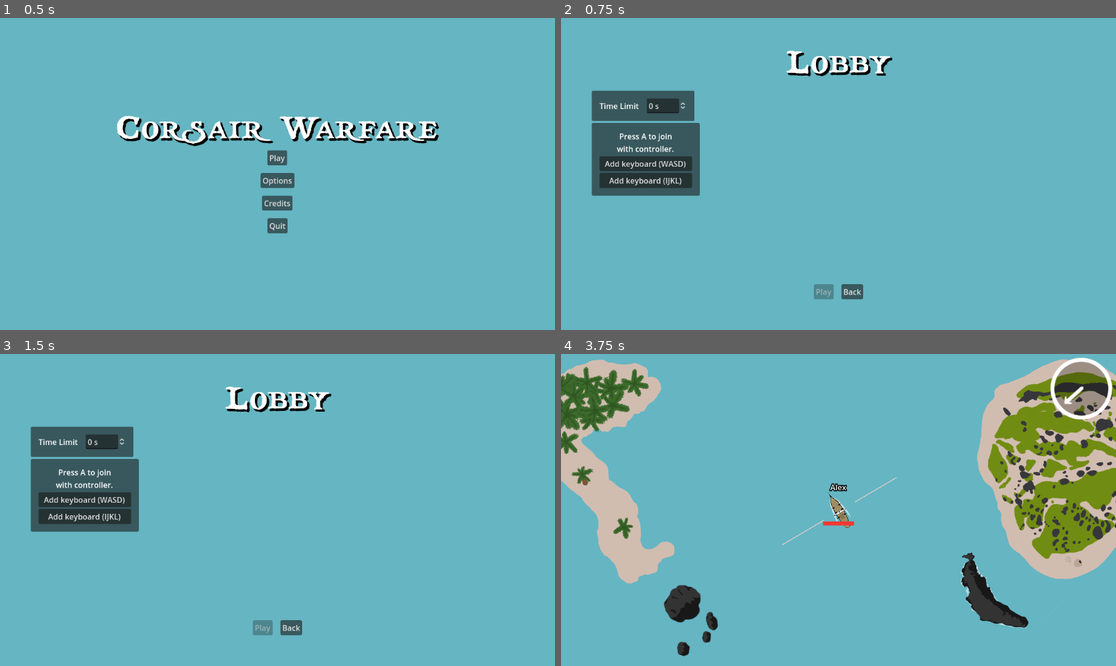
Above: before the commit, frames 1-4 (two rows, left to right).
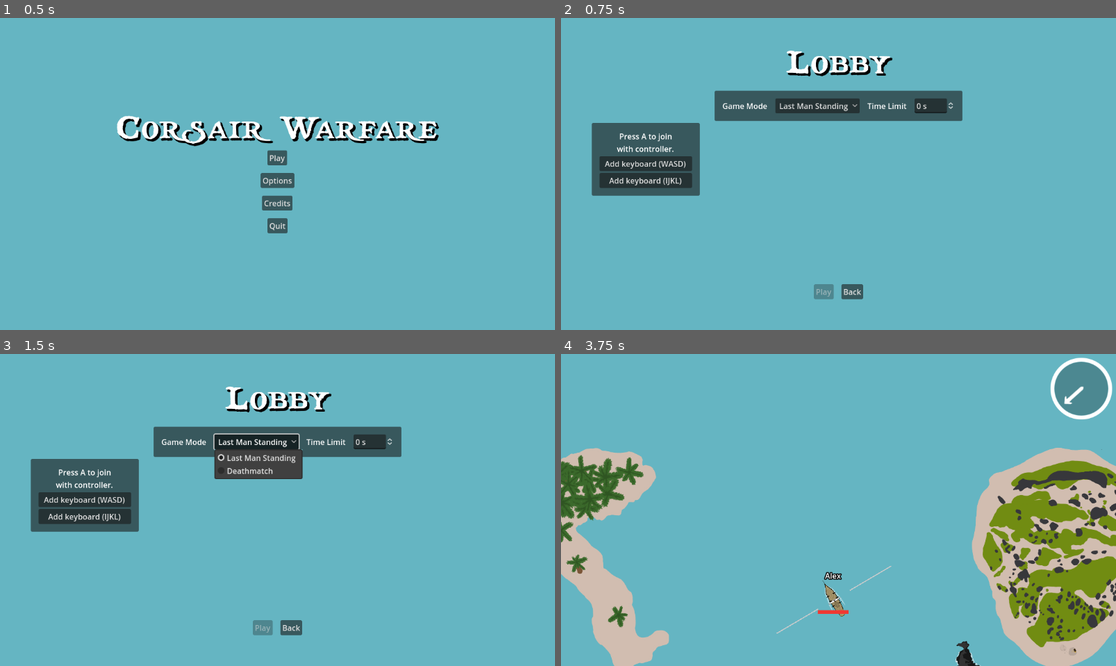
Above: after the commit, the same moments.

Repository: friedev/corsair-warfare
Game: Godot game, scene res://scenes/main.tscn
The game is run twice, just before and just after one commit, with the same random seed, the same clock (stepped at 60 frames per second) and the same inputs. Sound files missing from this copy of the repository are replaced by a short silence.
Inputs (mouse positions are in pixels of both pictures, inside the frame that each line leads up to):
- Up to frame 1 (0.5 s): no input
- Up to frame 2 (0.75 s): click "Play" at 0.5 s
- Up to frame 3 (1.5 s): click (255, 441) at 1.25 s, where only the run after the commit has a clickable "Last Man Standing"
- Up to frame 4 (3.75 s): click "Add keyboard (WASD)" at 2 s; click (638, 475) at 2.77 s; type "Alex" at 2.85 s; click "Play" at 3.5 s

Frame 1 is identical in both runs. In frame 2, 6.2% of the frame differs, in the area x 5-73%, y 23-33%; in frame 3, 7.3%; in frame 4, 33%, in the area x 0-100%, y 1-100%.

Commit message:
Add deathmatch mode
Closes #125

Diff:
--- a/scenes/globals.gd
+++ b/scenes/globals.gd
@@ -4,13 +4,20 @@
 signal player_registered(player: int)
 signal player_deregistered(player: int)
 
+enum GameMode {
+	LAST_MAN_STANDING = 0,
+	DEATHMATCH = 1,
+}
+
 const KEYBOARD_1_PLAYER := -1
 const KEYBOARD_2_PLAYER := -2
 const NO_PLAYER := -3
 
+const DEFAULT_GAME_MODE := GameMode.LAST_MAN_STANDING
+
 var players := {}
-
 var time_limit_seconds := 0
+var game_mode := self.DEFAULT_GAME_MODE
 
 
 func register_player(player: int, ship_details: PlayerDetails) -> void:
@@ -25,3 +32,9 @@
 		return
 	self.players.erase(player)
 	self.player_deregistered.emit(player)
+
+
+func reset_game_settings() -> void:
+	self.players.clear()
+	self.time_limit_seconds = 0
+	self.game_mode = self.DEFAULT_GAME_MODE
--- a/scenes/main.gd
+++ b/scenes/main.gd
@@ -7,6 +7,10 @@
 @export var ship_spawn_radius: float
 @export var low_time_threshold: float
 
+@export var deathmatch_kill_score: int
+@export var deathmatch_death_score: int
+@export var deathmatch_self_destruct_score: int
+
 @onready var world: Node2D = %World
 @onready var camera: ShakeCamera2D = %Camera2D
 @onready var ship_spawn_cast: ShapeCast2D = %ShipSpawnCast
@@ -14,6 +18,7 @@
 @onready var music: Music = %Music
 @onready var hud_layer: CanvasLayer = %HUDLayer
 @onready var time_limit_label: Label = %TimeLimitLabel
+@onready var score_label: Label = %ScoreLabel
 @onready var game_timer: Timer = %GameTimer
 
 var game_active: bool:
@@ -24,6 +29,7 @@
 		self.get_tree().paused = not self.game_active
 
 var ships_alive: int
+
 
 func move_ship_spawn_cast() -> void:
 	self.ship_spawn_cast.position = Vector2(
@@ -48,7 +54,7 @@
 	ship.cannon_fired.connect(self.music._on_ship_cannon_fired)
 	ship.damage_taken.connect(self.camera._on_ship_damage_taken)
 	ship.destroyed.connect(self._on_ship_destroyed)
-	self.world.add_child(ship)
+	self.world.add_child.call_deferred(ship)
 	ship.wind = self.wind
 
 
@@ -68,9 +74,16 @@
 
 
 func _on_game_restarted() -> void:
-	Globals.players.clear()
-	Globals.time_limit_seconds = 0
+	Globals.reset_game_settings()
 	self.get_tree().reload_current_scene()
+
+
+func update_score_label() -> void:
+	# TODO sort players by score
+	# TODO highlight player with highest score
+	self.score_label.text = ""
+	for details in Globals.players.values():
+		self.score_label.text += "%d: %s\n" % [details.score, details.nickname]
 
 
 func _on_lobby_menu_players_ready() -> void:
@@ -83,12 +96,23 @@
 		self.time_limit_label.show()
 	else:
 		self.time_limit_label.hide()
+	self.score_label.visible = Globals.game_mode == Globals.GameMode.DEATHMATCH
+	self.update_score_label()
 
 
-func _on_ship_destroyed(ship: Ship) -> void:
-	self.ships_alive -= 1
-	if self.ships_alive <= 1:
-		self.game_over.emit()
+func _on_ship_destroyed(ship: Ship, destroyer: int) -> void:
+	if Globals.game_mode == Globals.GameMode.LAST_MAN_STANDING:
+		self.ships_alive -= 1
+		if self.ships_alive <= 1:
+			self.game_over.emit()
+	elif Globals.game_mode == Globals.GameMode.DEATHMATCH:
+		if destroyer == Globals.NO_PLAYER or destroyer == ship.details.player:
+			ship.details.score += deathmatch_self_destruct_score
+		else:
+			Globals.players[destroyer].score += deathmatch_kill_score
+			ship.details.score += deathmatch_death_score
+		self.update_score_label()
+		self.spawn_ship(ship.details)
 
 
 func _on_game_timer_timeout() -> void:
--- a/scenes/main.tscn
+++ b/scenes/main.tscn
@@ -55,12 +55,17 @@
 script = ExtResource("1_ndiw8")
 ship_spawn_radius = 1200.0
 low_time_threshold = 0.167
+deathmatch_kill_score = 2
+deathmatch_death_score = -1
+deathmatch_self_destruct_score = -3
 
 [node name="World" type="Node2D" parent="."]
 unique_name_in_owner = true
 
 [node name="Camera2D" type="Camera2D" parent="World"]
 unique_name_in_owner = true
+position_smoothing_enabled = true
+position_smoothing_speed = 8.0
 script = ExtResource("2_whori")
 content_to_margin_ratio = 0.75
 zoom_speed = 0.05
@@ -197,6 +202,21 @@
 theme_override_constants/outline_size = 8
 theme_override_font_sizes/font_size = 32
 text = "88:88"
+
+[node name="ScoreLabel" type="Label" parent="HUDLayer/MarginContainer"]
+unique_name_in_owner = true
+layout_mode = 2
+size_flags_horizontal = 0
+size_flags_vertical = 0
+theme_override_colors/font_outline_color = Color(0, 0, 0, 1)
+theme_override_constants/outline_size = 8
+theme_override_font_sizes/font_size = 24
+text = "WWWWWWWWWW: 888
+WWWWWWWWWW: 888
+WWWWWWWWWW: 888
+WWWWWWWWWW: 888
+WWWWWWWWWW: 888
+WWWWWWWWWW: 888"
 
 [node name="MenuLayer" type="CanvasLayer" parent="."]
 process_mode = 3
--- a/scenes/player_details.gd
+++ b/scenes/player_details.gd
@@ -5,3 +5,4 @@
 var nickname := ""
 var style: ShipStyle
 var levels := {}
+var score := 0
--- a/scenes/ui/menus/game_over_menu.gd
+++ b/scenes/ui/menus/game_over_menu.gd
@@ -14,10 +14,19 @@
 		return
 	self.label.text = "Game Over"
 	var max_health := 0.0
-	for ship in self.get_tree().get_nodes_in_group(&"ships"):
-		if ship.health > max_health:
-			self.label.text = "%s Wins" % ship.nickname
-			max_health = ship.health
-		elif ship.health == max_health and max_health > 0.0:
-			self.label.text = "Draw"
+	if Globals.game_mode == Globals.GameMode.LAST_MAN_STANDING:
+		for ship in self.get_tree().get_nodes_in_group(&"ships"):
+			if ship.health > max_health:
+				self.label.text = "%s Wins" % ship.details.nickname
+				max_health = ship.health
+			elif ship.health == max_health and max_health > 0.0:
+				self.label.text = "Draw"
+	elif Globals.game_mode == Globals.GameMode.DEATHMATCH:
+		var max_score := -2^63
+		for details in Globals.players.values():
+			if details.score > max_score:
+				self.label.text = "%s Wins" % details.nickname
+				max_score = details.score
+			elif details.score == max_score:
+				self.label.text = "Draw"
 	self.show()
--- a/scenes/ui/menus/lobby_menu.gd
+++ b/scenes/ui/menus/lobby_menu.gd
@@ -81,3 +81,7 @@
 
 func _on_time_limit_spin_box_value_changed(value: float) -> void:
 	Globals.time_limit_seconds = int(value)
+
+
+func _on_option_button_item_selected(index: int) -> void:
+	Globals.game_mode = index
--- a/scenes/ui/menus/lobby_menu.tscn
+++ b/scenes/ui/menus/lobby_menu.tscn
@@ -36,7 +36,7 @@
 
 [node name="PanelContainer" type="PanelContainer" parent="VBoxContainer/ScrollContainer/VBoxContainer"]
 layout_mode = 2
-size_flags_horizontal = 0
+size_flags_horizontal = 4
 
 [node name="MarginContainer" type="MarginContainer" parent="VBoxContainer/ScrollContainer/VBoxContainer/PanelContainer"]
 layout_mode = 2
@@ -45,17 +45,29 @@
 theme_override_constants/margin_right = 16
 theme_override_constants/margin_bottom = 16
 
-[node name="GridContainer" type="GridContainer" parent="VBoxContainer/ScrollContainer/VBoxContainer/PanelContainer/MarginContainer"]
+[node name="HBoxContainer" type="HBoxContainer" parent="VBoxContainer/ScrollContainer/VBoxContainer/PanelContainer/MarginContainer"]
 layout_mode = 2
-theme_override_constants/h_separation = 16
-theme_override_constants/v_separation = 16
-columns = 2
+theme_override_constants/separation = 16
+alignment = 1
 
-[node name="TimeLimitLabel" type="Label" parent="VBoxContainer/ScrollContainer/VBoxContainer/PanelContainer/MarginContainer/GridContainer"]
+[node name="GameModeLabel" type="Label" parent="VBoxContainer/ScrollContainer/VBoxContainer/PanelContainer/MarginContainer/HBoxContainer"]
+layout_mode = 2
+text = "Game Mode"
+
+[node name="OptionButton" type="OptionButton" parent="VBoxContainer/ScrollContainer/VBoxContainer/PanelContainer/MarginContainer/HBoxContainer"]
+layout_mode = 2
+item_count = 2
+selected = 0
+popup/item_0/text = "Last Man Standing"
+popup/item_0/id = 0
+popup/item_1/text = "Deathmatch"
+popup/item_1/id = 1
+
+[node name="TimeLimitLabel" type="Label" parent="VBoxContainer/ScrollContainer/VBoxContainer/PanelContainer/MarginContainer/HBoxContainer"]
 layout_mode = 2
 text = "Time Limit"
 
-[node name="TimeLimitSpinBox" type="SpinBox" parent="VBoxContainer/ScrollContainer/VBoxContainer/PanelContainer/MarginContainer/GridContainer"]
+[node name="TimeLimitSpinBox" type="SpinBox" parent="VBoxContainer/ScrollContainer/VBoxContainer/PanelContainer/MarginContainer/HBoxContainer"]
 layout_mode = 2
 max_value = 3599.0
 rounded = true
@@ -85,6 +97,7 @@
 size_flags_horizontal = 4
 text = "Back"
 
-[connection signal="value_changed" from="VBoxContainer/ScrollContainer/VBoxContainer/PanelContainer/MarginContainer/GridContainer/TimeLimitSpinBox" to="." method="_on_time_limit_spin_box_value_changed"]
+[connection signal="item_selected" from="VBoxContainer/ScrollContainer/VBoxContainer/PanelContainer/MarginContainer/HBoxContainer/OptionButton" to="." method="_on_option_button_item_selected"]
+[connection signal="value_changed" from="VBoxContainer/ScrollContainer/VBoxContainer/PanelContainer/MarginContainer/HBoxContainer/TimeLimitSpinBox" to="." method="_on_time_limit_spin_box_value_changed"]
 [connection signal="pressed" from="VBoxContainer/HBoxContainer/PlayButton" to="." method="_on_play_button_pressed"]
 [connection signal="pressed" from="VBoxContainer/HBoxContainer/BackButton" to="." method="_on_back_button_pressed"]
--- a/scenes/world/ship/cannons/cannonball/cannonball.gd
+++ b/scenes/world/ship/cannons/cannonball/cannonball.gd
@@ -10,6 +10,7 @@
 
 var start_position: Vector2
 var max_distance: float
+var player: int
 
 
 func _ready() -> void:
@@ -26,8 +27,8 @@
 
 func _on_body_entered(body: Node) -> void:
 	if body is Ship:
-		var ship = body as Ship
-		ship.health -= self.damage
+		var ship := body as Ship
+		ship.take_damage(self.damage, self.player)
 	self.impact()
 	self.queue_free()
 
--- a/scenes/world/ship/cannons/cannonball/cannonball.tscn
+++ b/scenes/world/ship/cannons/cannonball/cannonball.tscn
@@ -1,4 +1,4 @@
-[gd_scene load_steps=6 format=3]
+[gd_scene load_steps=6 format=3 uid="uid://6n17k76557br"]
 
 [ext_resource type="Script" path="res://scenes/world/ship/cannons/cannonball/cannonball.gd" id="1_dcmav"]
 [ext_resource type="PackedScene" path="res://scenes/world/ship/cannons/cannonball/splash/cannonball_splash.tscn" id="2_qmfqx"]
--- a/scenes/world/ship/cannons/cannons.gd
+++ b/scenes/world/ship/cannons/cannons.gd
@@ -27,6 +27,8 @@
 	var cannonball = self.cannonball_scene.instantiate()
 	cannonball.global_position = ball_position
 	cannonball.global_rotation = self.global_rotation
+	# TODO find a better way to access the ship firing these cannons
+	cannonball.player = self.get_parent().details.player
 	cannonball.add_collision_exception_with(self.get_parent())
 	# TODO find a better way to access the World node
 	self.get_parent().get_parent().add_child(cannonball)
--- a/scenes/world/ship/ship.gd
+++ b/scenes/world/ship/ship.gd
@@ -3,7 +3,7 @@
 
 signal cannon_fired
 signal damage_taken(damage: float)
-signal destroyed(ship: Ship)
+signal destroyed(ship: Ship, destoyer: int)
 
 const level_values := {
 	"Hull": [1.0, 1.5, 2.0, 2.5],
@@ -31,23 +31,7 @@
 
 var health: float:
 	set(value):
-		if value < self.health:
-			if self.details.player >= 0:
-				Input.start_joy_vibration(
-					self.details.player,
-					0.1,
-					clamp((self.health - value) * 10, 0.1, 1),
-					0.15
-				)
-			self.damage_taken.emit(self.health - value)
-			if self.damage_timer.is_stopped() and not self.damage_sound.is_playing():
-				self.damage_sound.play()
-			self.damage_timer.start()
-
 		health = clampf(value, 0, self.max_health)
-		if self.health == 0:
-			self.destroy()
-
 		self.health_bar.value = self.health / self.max_health * self.health_bar.max_value
 		if self.health > self.max_health * (2.0 / 3.0):
 			self.medium_health_particles.emitting = false
@@ -58,15 +42,6 @@
 		else:
 			self.medium_health_particles.emitting = false
 			self.low_health_particles.emitting = true
-
-var enabled := true:
-	set(value):
-		enabled = value
-		self.visible = self.enabled
-		self.set_process(self.enabled)
-		self.set_physics_process(self.enabled)
-		self.set_process_input(self.enabled)
-		self.collision_polygon.set_deferred(&"disabled", not self.enabled)
 
 var nickname: String:
 	set(value):
@@ -174,8 +149,10 @@
 	for body in self.get_colliding_bodies():
 		# Take damage from colliding ships or other obstacles over time
 		var damage_to_self: float
+		var damager := Globals.NO_PLAYER
 		if body is Ship:
 			var other := body as Ship
+			damager = other.details.player
 			# Always take some damage while ramming
 			damage_to_self = other.ram_dps_min
 			# Take more damage if the other ship is hitting me straight on
@@ -188,9 +165,27 @@
 		else:
 			damage_to_self = self.obstacle_dps
 		damage_to_self *= delta
-		self.health -= damage_to_self
+		self.take_damage(damage_to_self, damager)
 
 
-func destroy() -> void:
-	self.enabled = false
-	self.destroyed.emit(self)
+func take_damage(damage: float, damager := Globals.NO_PLAYER) -> void:
+	if self.details.player >= 0:
+		Input.start_joy_vibration(
+			self.details.player,
+			0.1,
+			clamp((self.health - damage) * 10, 0.1, 1),
+			0.15
+		)
+	self.damage_taken.emit(damage)
+	if self.damage_timer.is_stopped() and not self.damage_sound.is_playing():
+		self.damage_sound.play()
+	self.damage_timer.start()
+	var previous_health := self.health
+	self.health -= damage
+	if previous_health > 0.0 and self.health <= 0:
+		self.destroy(damager)
+
+
+func destroy(destroyer := Globals.NO_PLAYER) -> void:
+	self.destroyed.emit(self, destroyer)
+	self.queue_free()
